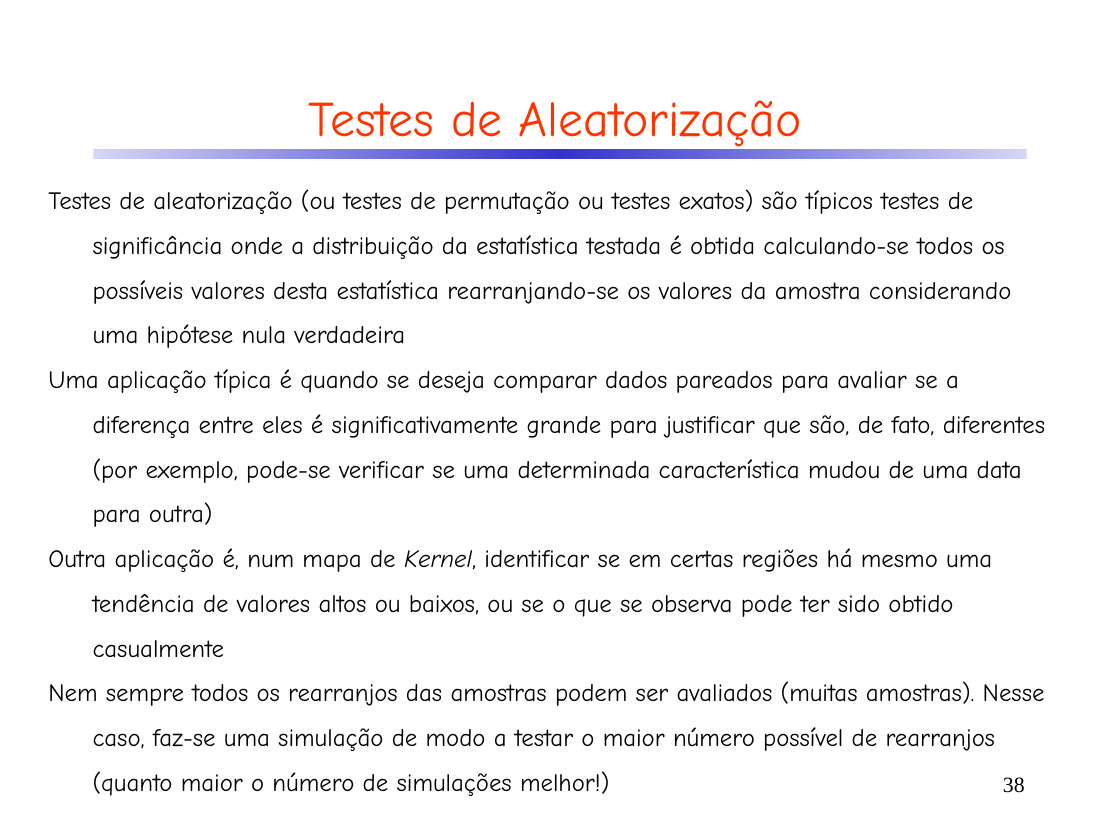
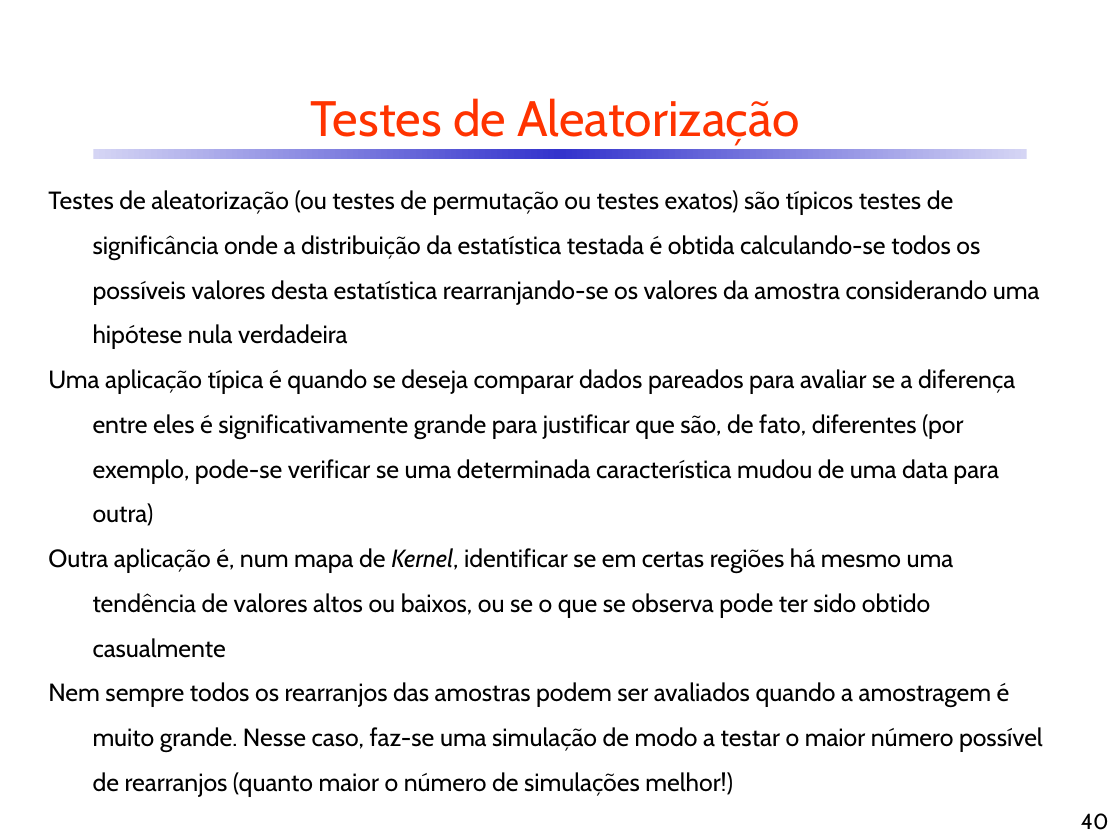
Before and after one commit to CDRenno/Estatistica, a slide deck: slide 40 of ppt/08TAmostr.pptx (slide 38 before the commit). Drawn at 1120x840 pixels with LibreOffice and Linux fonts; fonts in the diff are those of the drawing. Boxes give left, top, right and bottom in pixels: in the first picture for what was removed or moved away, otherwise in the second. Text is boxed around its words. In the diff, an @@ line names an element or a change of style, - is before the commit and + after.

```diff
--- a/ppt/08TAmostr.pptx
+++ b/ppt/08TAmostr.pptx
@@ title "Testes de Aleatorização" at [310, 98, 799, 146]: font Comic Neue to Cabin @@
@@ text at [48, 190, 1040, 658]: font Comic Neue to Cabin in "Testes de aleatorização (ou testes de permutação ...", "Uma aplicação típica é quando se deseja ...", "Outra aplicação é, num mapa de Kernel, ..." @@
@@ text at [48, 682, 1043, 796]: text changed; font Comic Neue to Cabin @@
-Nem sempre todos os rearranjos das amostras podem ser avaliados (muitas amostras). Nesse caso, faz-se uma simulação de modo a testar o maior número possível de rearranjos (quanto maior o número de simulações melhor!)
+Nem sempre todos os rearranjos das amostras podem ser avaliados quando a amostragem é muito grande. Nesse caso, faz-se uma simulação de modo a testar o maior número possível de rearranjos (quanto maior o número de simulações melhor!)
@@ page number removed at [1003, 777, 1025, 793] @@
-38
@@ page number added at [1081, 813, 1109, 830], 14 pt, text #000000 @@
+40
```
Also in this commit, not shown: 42 other slides changed, 5 slides added, 4 slides removed, 5 other files.
